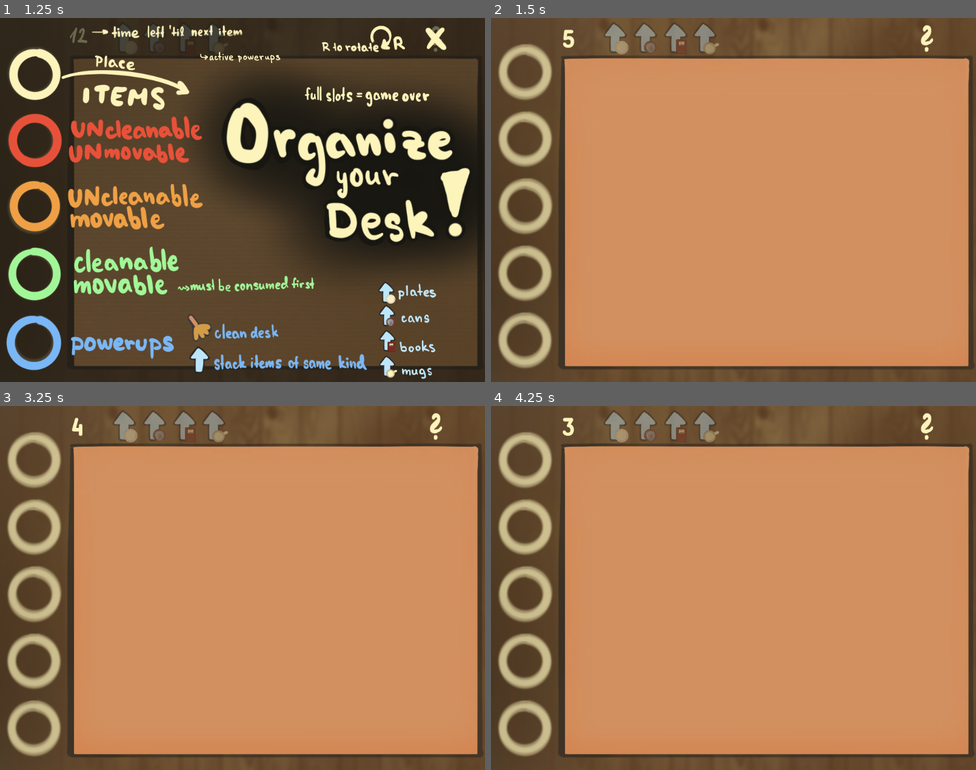
Above: before the commit, frames 1-4 (two rows, left to right).
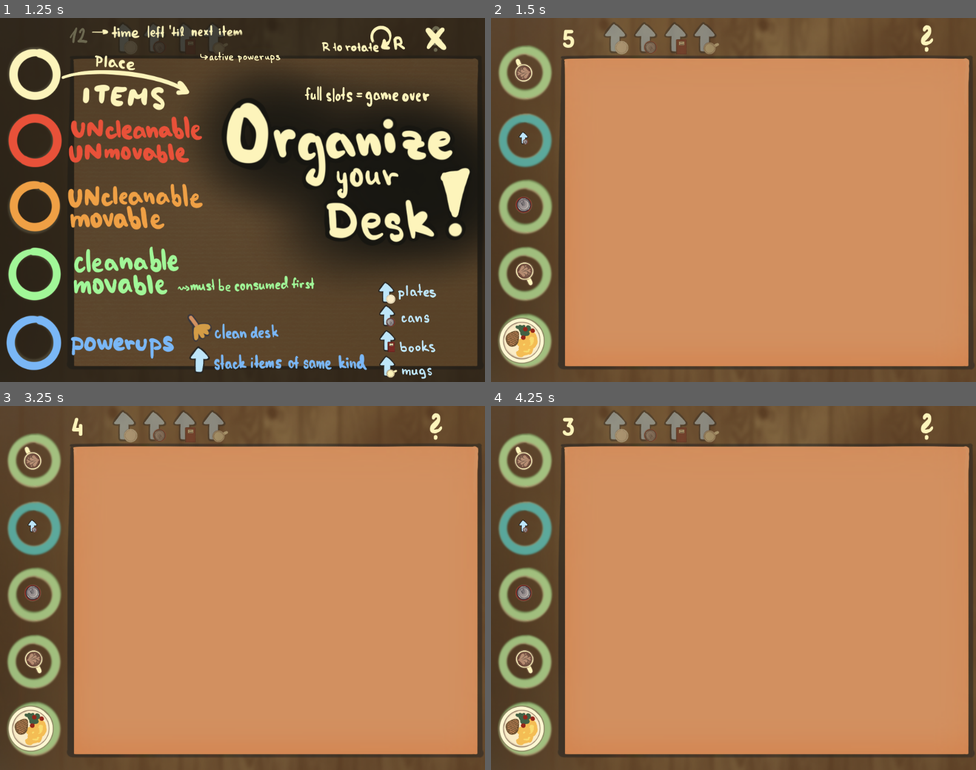
Above: after the commit, the same moments.

Repository: Nekaque/GJTraining
Game: Godot game, scene res://scenes/menu.tscn
The game is run twice, just before and just after one commit, with the same random seed, the same clock (stepped at 60 frames per second) and the same inputs.
Inputs (mouse positions are in pixels of both pictures, inside the frame that each line leads up to):
- Up to frame 1 (1.25 s): click (242, 167) at 0.5 s
- Up to frame 2 (1.5 s): click (927, 39) at 1.25 s
- Up to frame 3 (3.25 s): click (436, 427) at 2 s; click (436, 427) at 2.75 s
- Up to frame 4 (4.25 s): tap Enter at 3.5 s; move the mouse to (840, 569) at 3.52 s; press the mouse at (840, 569) at 3.53 s

Frame 1 is identical in both runs. In frame 2, 4.5% of the frame differs, in the area x 1-13%, y 7-96%; in frame 3, 4.5%; in frame 4, 4.5%.
Error before the commit: Invalid call. Nonexistent function 'instantiate' in base 'Array'. (res://scripts/main.gd:53)

Commit message:
removed "fix" xd

Diff:
--- a/scripts/main.gd
+++ b/scripts/main.gd
@@ -33,11 +33,11 @@
 
 
 func generate():
+	print(items)
 	scale = Vector2(0.8, 0.8)
 	Coll.collisions = 0
 	time = 5
 	score = 0
-	item = []
 	for i in len(occupied):
 		Coll.is_stackable[i] = false
 		create_item(i)
